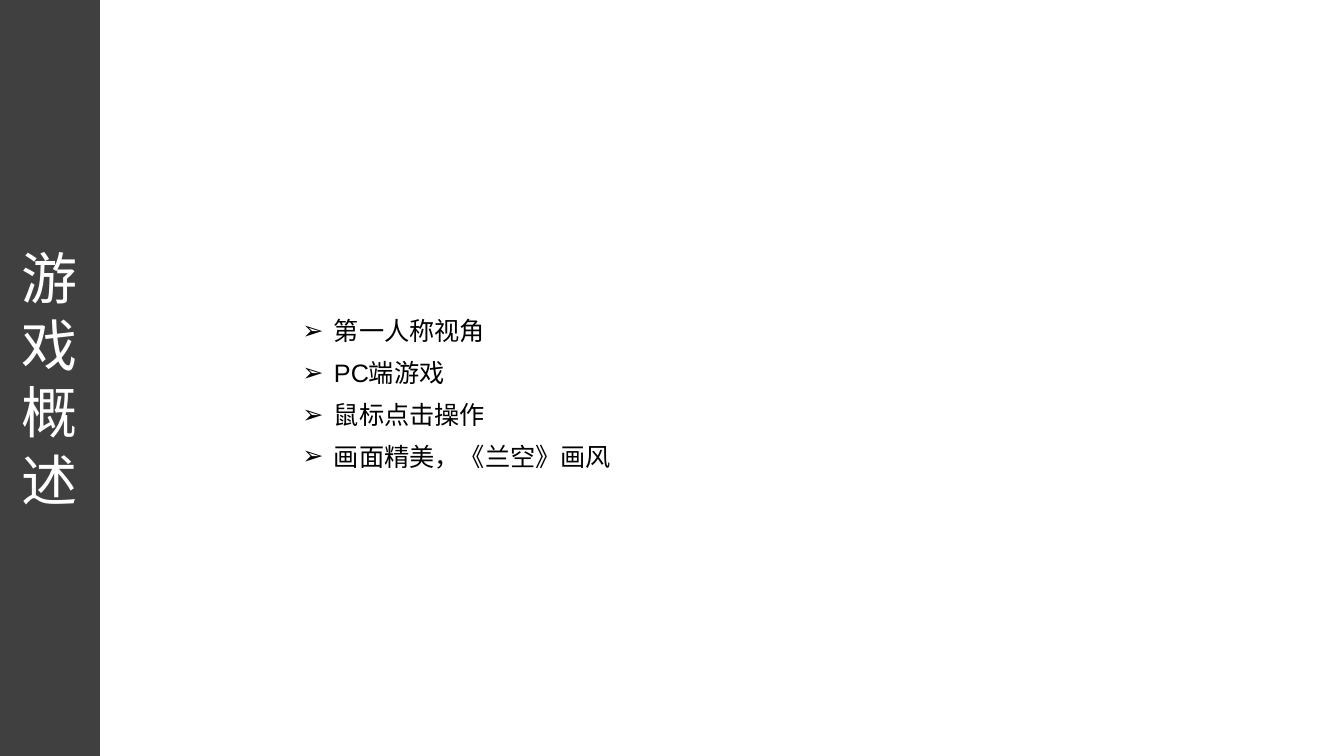
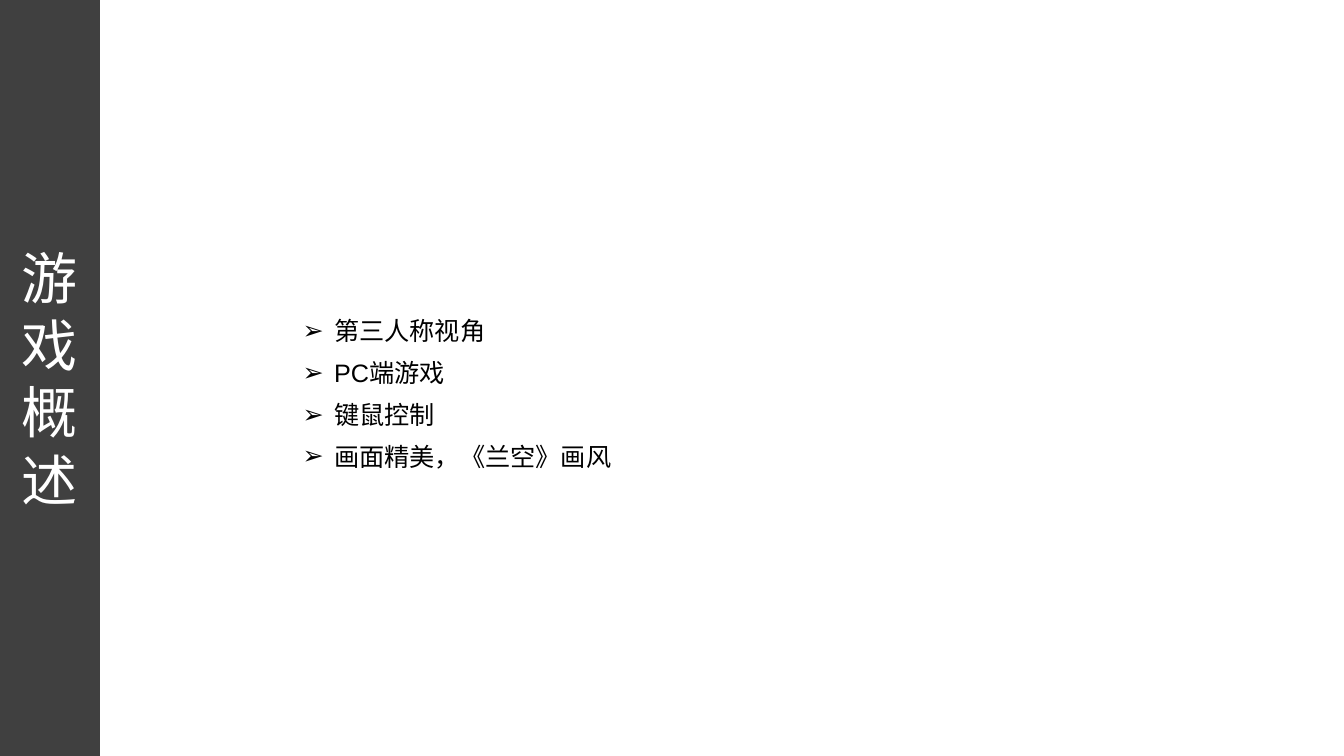
Before and after one commit to ThreePeopleGame/Death, a slide deck: slide 3 of Share/每周命题游戏设计/李硕/毕业.pptx. Drawn at 1344x756 pixels with LibreOffice and Linux fonts; fonts in the diff are those of the drawing. Boxes give left, top, right and bottom in pixels: in the first picture for what was removed or moved away, otherwise in the second. Text is boxed around its words. In the diff, an @@ line names an element or a change of style, - is before the commit and + after.

```diff
--- a/Share/每周命题游戏设计/李硕/毕业.pptx
+++ b/Share/每周命题游戏设计/李硕/毕业.pptx
@@ text at bbox=[334, 318, 485, 342]: text changed @@
-➢ 第一人称视角
+➢ 第三人称视角
@@ text at bbox=[334, 402, 435, 426]: text changed @@
-➢ 鼠标点击操作
+➢ 键鼠控制
```
Also in this commit, not shown: 3 other slides changed.
